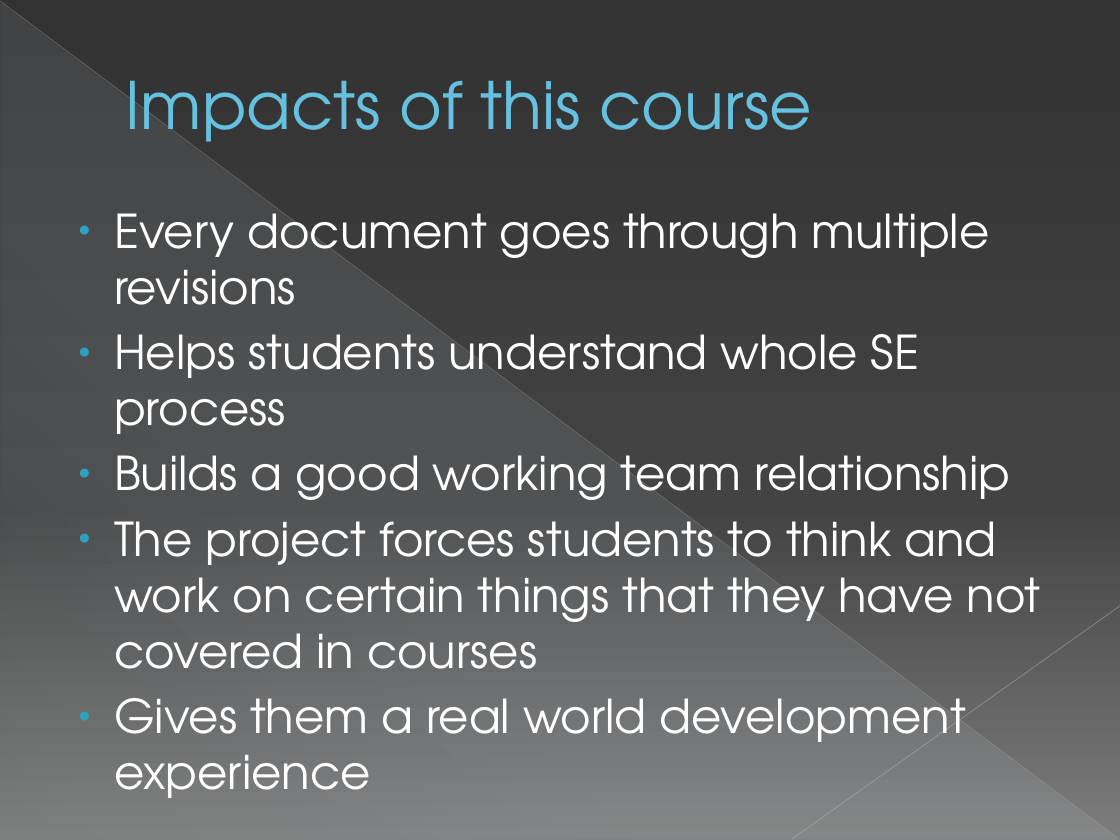
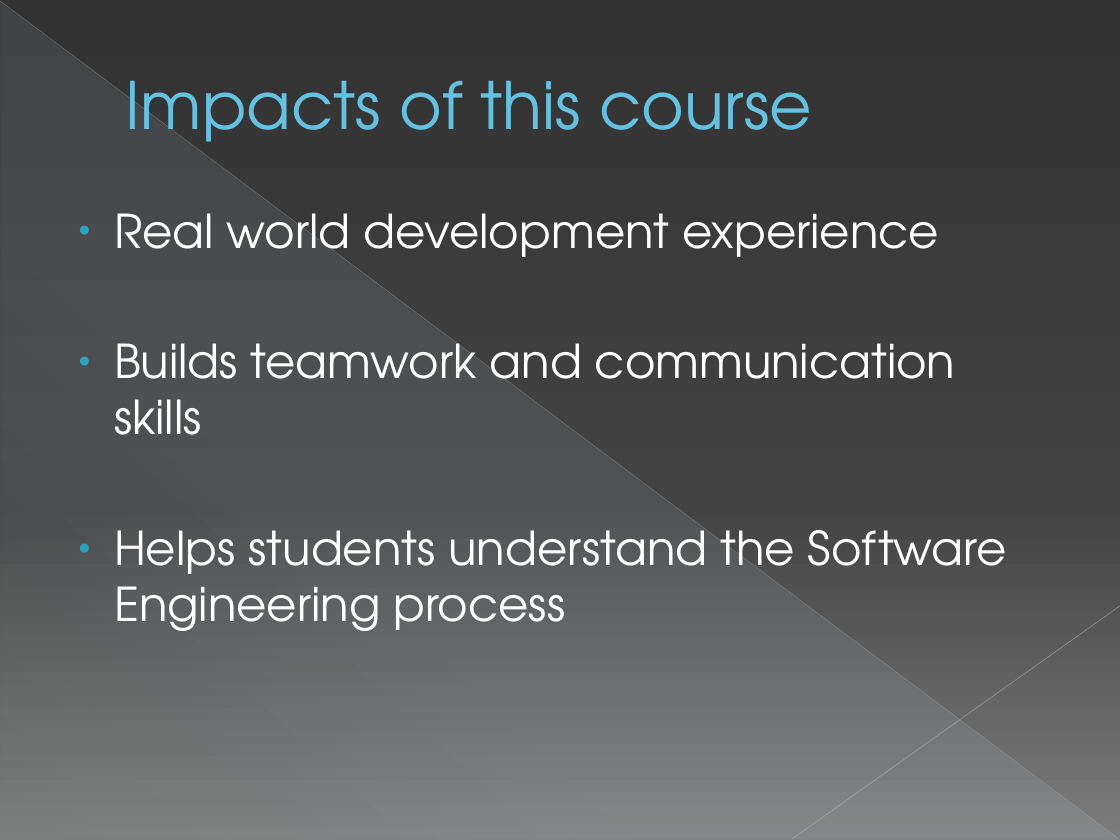
Before and after one commit to sweenr/odbc2kml, a slide deck: slide 4 of docs/ODBC2KML Demo Slides.pptx (slide 3 before the commit). Drawn at 1120x840 pixels with LibreOffice and Linux fonts; fonts in the diff are those of the drawing. Boxes give left, top, right and bottom in pixels: in the first picture for what was removed or moved away, otherwise in the second. Text is boxed around its words. In the diff, an @@ line names an element or a change of style, - is before the commit and + after.

```diff
--- a/docs/ODBC2KML Demo Slides.pptx
+++ b/docs/ODBC2KML Demo Slides.pptx
@@ text at bbox=[114, 213, 1007, 631]: text changed @@
-● Every document goes through multiple revisions
-● Helps students understand whole SE process
-● Builds a good working team relationship
-● The project forces students to think and work on certain things that they have not covered in courses
-● Gives them a real world development experience
+● Real world development experience
+● Builds teamwork and communication skills
+● Helps students understand the Software Engineering process
```
Also in this commit, not shown: 4 other slides changed, 1 other file.
